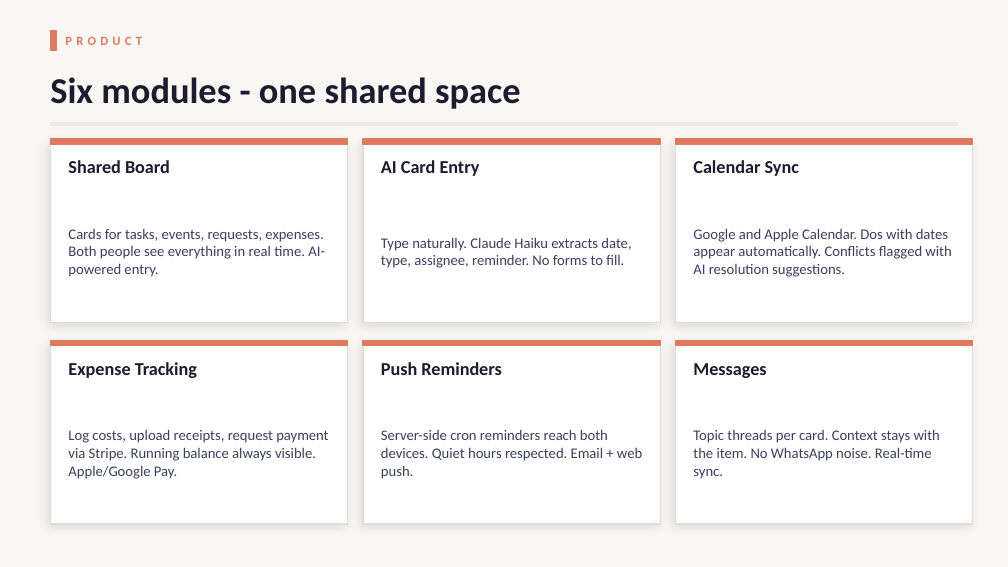
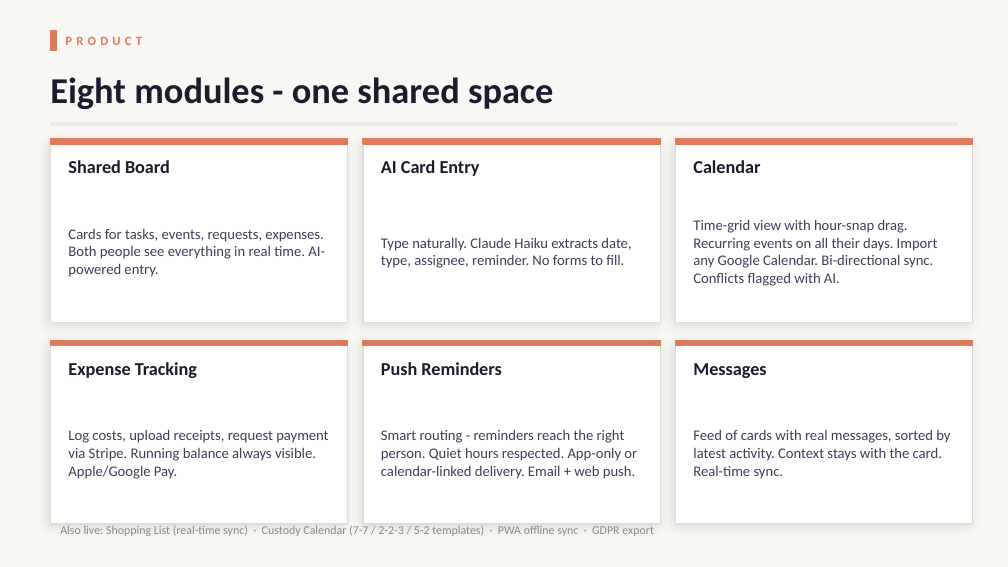
Before and after one commit to bartgumowski/do-do-poc, a slide deck: slide 6 of Do-Do-Founders-Deck.pptx. Drawn at 1008x567 pixels with LibreOffice and Linux fonts; fonts in the diff are those of the drawing. Boxes give left, top, right and bottom in pixels: in the first picture for what was removed or moved away, otherwise in the second. Text is boxed around its words. In the diff, an @@ line names an element or a change of style, - is before the commit and + after.

```diff
--- a/Do-Do-Founders-Deck.pptx
+++ b/Do-Do-Founders-Deck.pptx
@@ text at (50,77,553,109): text changed @@
-Six modules - one shared space
+Eight modules - one shared space
@@ text at (693,160,760,173): text changed @@
-Calendar Sync
+Calendar
@@ text at (693,220,938,286): text changed @@
-Google and Apple Calendar. Dos with dates appear automatically. Conflicts flagged with AI resolution suggestions.
+Time-grid view with hour-snap drag. Recurring events on all their days. Import any Google Calendar. Bi-directional sync. Conflicts flagged with AI.
@@ text at (381,430,637,479): text changed @@
-Server-side cron reminders reach both devices. Quiet hours respected. Email + web push.
+Smart routing - reminders reach the right person. Quiet hours respected. App-only or calendar-linked delivery. Email + web push.
@@ text at (693,430,950,479): text changed @@
-Topic threads per card. Context stays with the item. No WhatsApp noise. Real-time sync.
+Feed of cards with real messages, sorted by latest activity. Context stays with the card. Real-time sync.
@@ text added at (60,525,654,536), 8.5 pt, text #888888 @@
+Also live: Shopping List (real-time sync) · Custody Calendar (7-7 / 2-2-3 / 5-2 templates) · PWA offline sync · GDPR export
```
Also in this commit, not shown: 21 other files.
